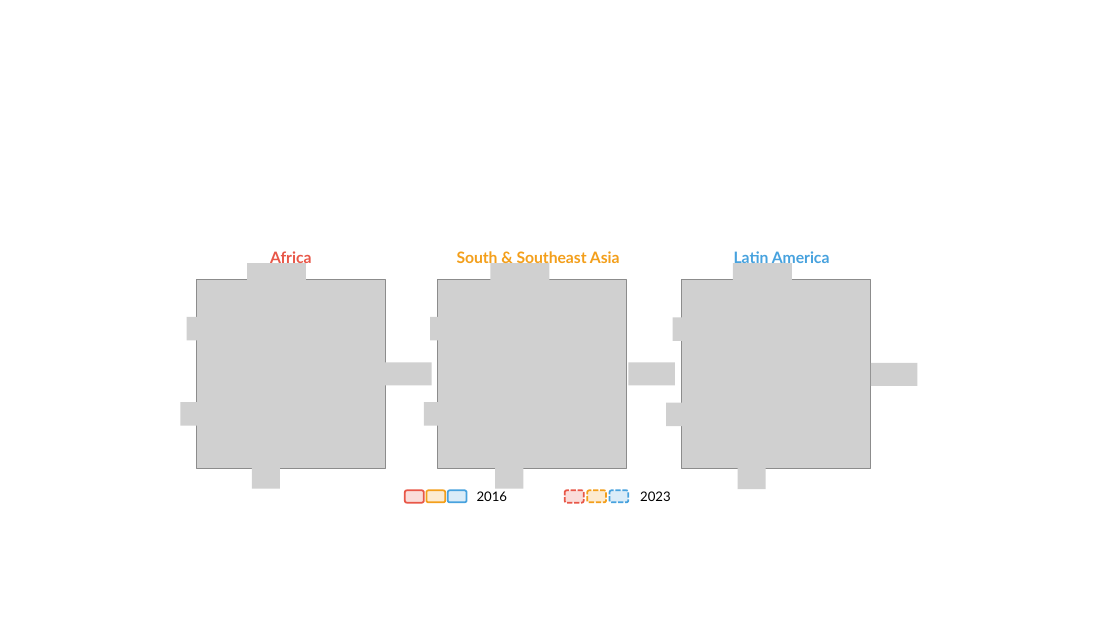
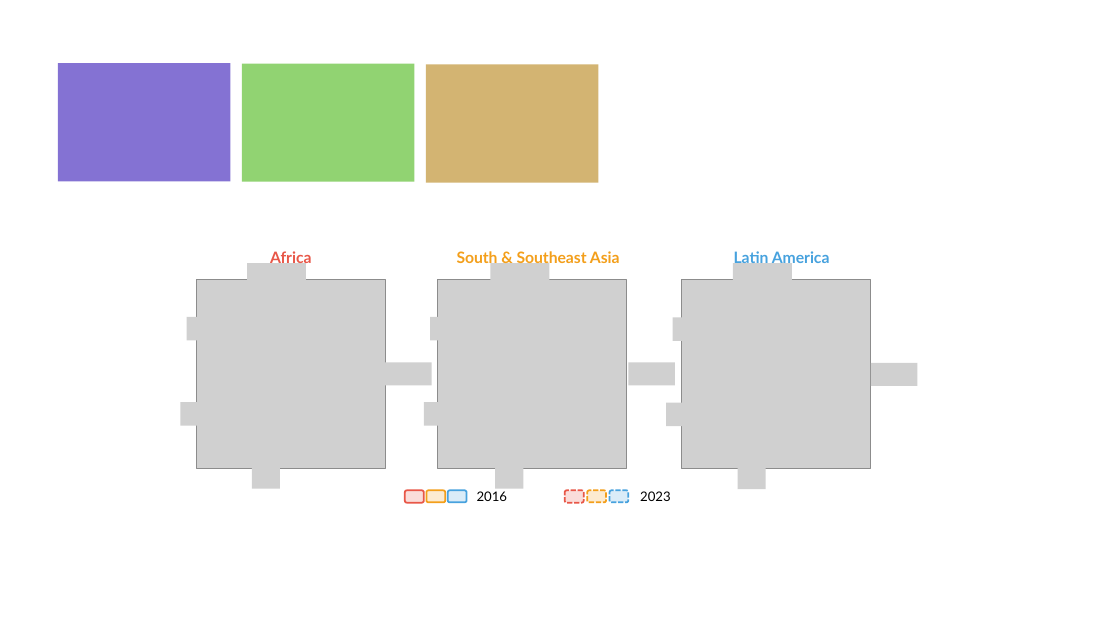
Before and after one commit to liang-jia-qi/Urban_Growth_Codes, a slide deck: slide 2 of Presentations/Graphs/param_rose_map_new.pptx. Drawn at 1120x630 pixels with LibreOffice and Linux fonts; fonts in the diff are those of the drawing; grey boxes stand for pictures. Boxes give left, top, right and bottom in pixels: in the first picture for what was removed or moved away, otherwise in the second. Text is boxed around its words. In the diff, an @@ line names an element or a change of style, - is before the commit and + after.

```diff
--- a/Presentations/Graphs/param_rose_map_new.pptx
+++ b/Presentations/Graphs/param_rose_map_new.pptx
@@ rectangle added at box(58, 63, 230, 181), fill #8472D3 @@
@@ rectangle added at box(242, 64, 414, 182), fill #91D372 @@
@@ rectangle added at box(426, 65, 598, 183), fill #D3B472 @@
```
Also in this commit, not shown: 1 other slide changed, 12 other files.
